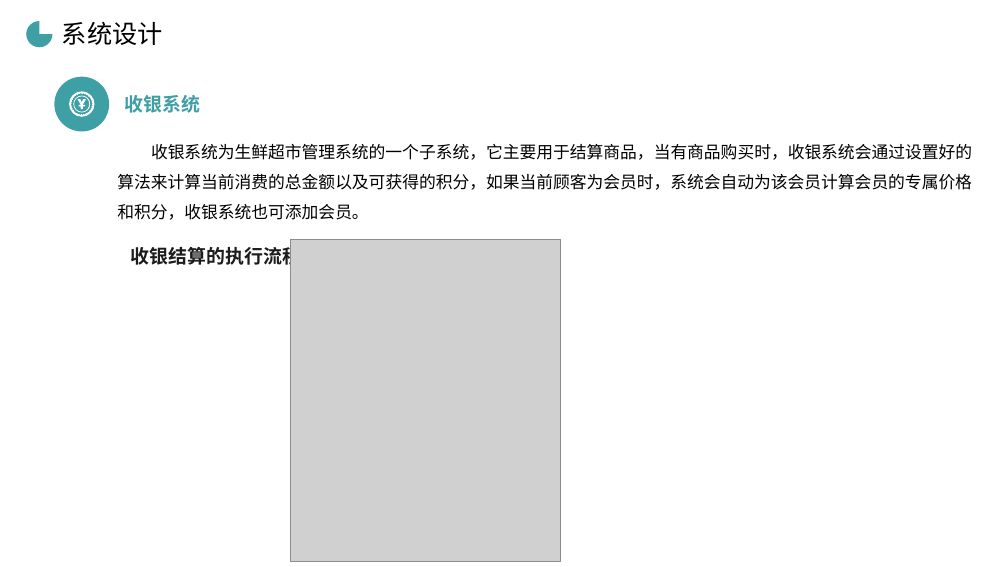
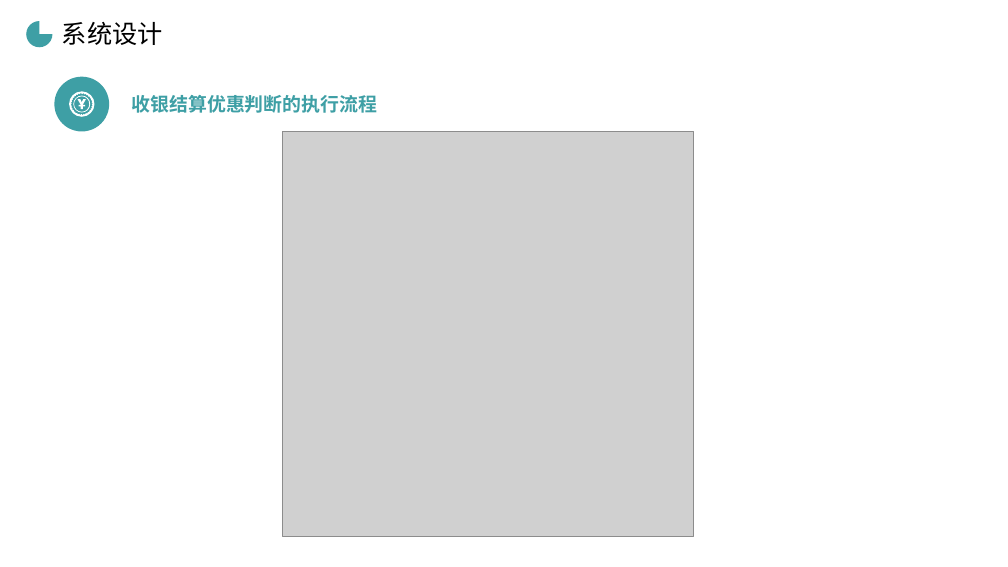
Before and after one commit to cckmit/typora-note, a slide deck: slide 11 of 毕业答辩.pptx (slide 13 before the commit). Drawn at 1008x567 pixels with LibreOffice and Linux fonts; fonts in the diff are those of the drawing; grey boxes stand for pictures; background and template pictures are left out. Boxes give left, top, right and bottom in pixels: in the first picture for what was removed or moved away, otherwise in the second. Text is boxed around its words. In the diff, an @@ line names an element or a change of style, - is before the commit and + after.

```diff
--- a/毕业答辩.pptx
+++ b/毕业答辩.pptx
@@ text at [132,95,378,113]: text changed @@
-收银系统
+收银结算优惠判断的执行流程
@@ text removed at [117,144,972,220] @@
-收银系统为生鲜超市管理系统的一个子系统，它主要用于结算商品，当有商品购买时，收银系统会通过设置好的算法来计算当前消费的总金额以及可获得的积分，如果当前顾客为会员时，系统会自动为该会员计算会员的专属价格和积分，收银系统也可添加会员。
@@ picture: place and size @@
-picture at [290,240,560,561]
+picture at [282,132,693,537]
@@ text removed at [131,243,301,268] @@
-收银结算的执行流程
```
Also in this commit, not shown: 7 other slides changed, 5 slides added, 7 slides removed.
